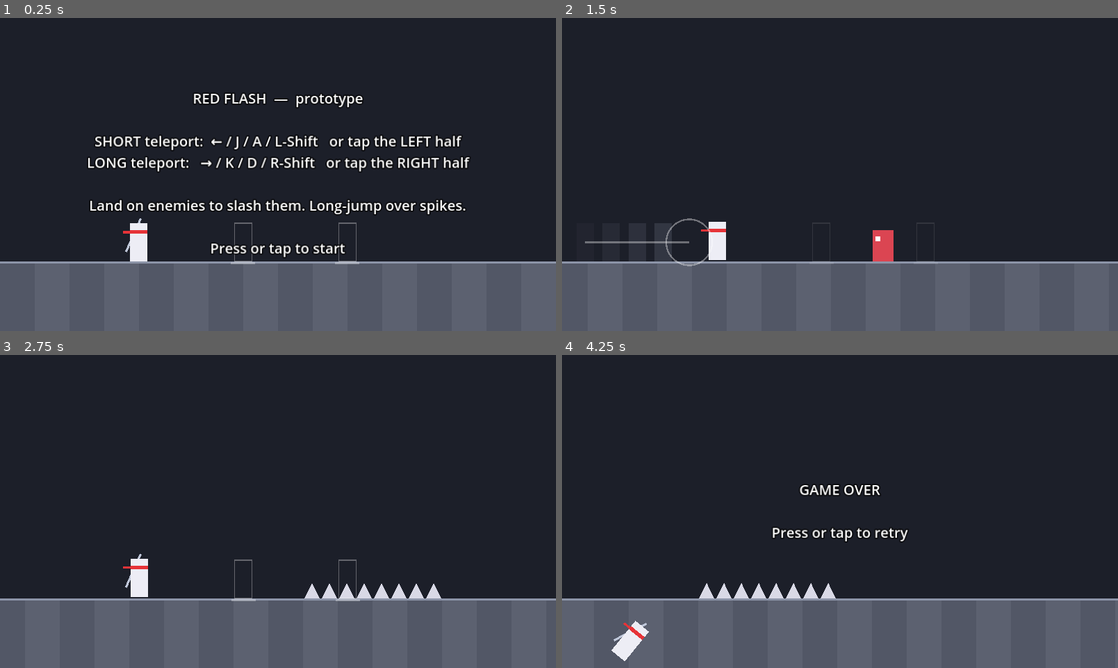
Above: before the commit, frames 1-4 (two rows, left to right).
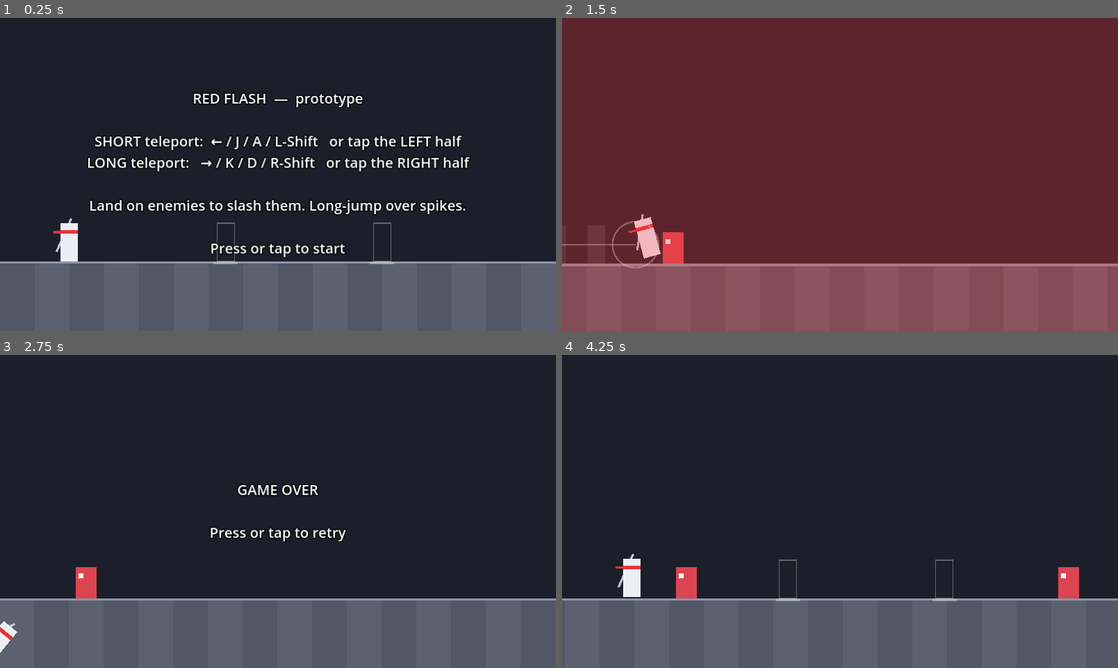
Above: after the commit, the same moments.

Repository: fredsbreads/game-off
Game: Godot game, scene res://scenes/main.tscn
The game is run twice, just before and just after one commit, with the same random seed, the same clock (stepped at 60 frames per second) and the same inputs.
Inputs (mouse positions are in pixels of both pictures, inside the frame that each line leads up to):
- Up to frame 1 (0.25 s): no input
- Up to frame 2 (1.5 s): tap Enter at 0.5 s; move the mouse to (962, 158) at 0.52 s; hold K (tp_long) 0.53-1.28 s; click (962, 158) at 0.67 s; move the mouse to (728, 190) at 1.27 s; tap J (tp_short) at 1.35 s; click (728, 190) at 1.42 s
- Up to frame 3 (2.75 s): move the mouse to (333, 442) at 2.02 s; hold K (tp_long) from 2.03 s (still down); click (333, 442) at 2.17 s
- Up to frame 4 (4.25 s): tap Enter at 2.75 s; move the mouse to (812, 574) at 2.77 s; release K (tp_long) at 2.78 s; tap J (tp_short) at 2.85 s; click (812, 574) at 2.92 s; move the mouse to (1006, 558) at 3.52 s; hold K (tp_long) from 3.53 s (still down); click (1006, 558) at 3.67 s

The runs differ from the first frame. In frame 1, 1.1% of the frame differs, in the area x 9-71%, y 64-79%; in frame 2, 100%, in the area x 0-100%, y 0-100%; in frame 3, 2.5%; in frame 4, 3.1%.

Commit message:
Move player to 2 tiles from the left; short 4.5 / long 9 tiles; spikes 5-8 wide; rework chunks

Diff:
--- a/scripts/camera_rig.gd
+++ b/scripts/camera_rig.gd
@@ -4,7 +4,7 @@
 ## teleport the player visibly jumps right, then the camera catches up
 ## quickly so long jumps don't leave you with less view ahead.
 
-const HOME_FRACTION := 0.25     # player's home spot, as a fraction of view width
+const HOME_FRACTION := 0.125    # player's home spot: 2 of the 16 tiles across
 const CATCH_UP_RATE := 14.0     # higher = faster catch-up (14 ~= 0.2 s)
 
 var _left := 0.0
--- a/scripts/chunks.gd
+++ b/scripts/chunks.gd
@@ -13,36 +13,41 @@
 ## and fastest run speed.
 
 const LIST := [
+	# Distances: short = 4.5 tiles, long = 9 tiles. Chained shorts work with
+	# enemies 4 or 5 tiles apart (alternate them to stay centred); chained
+	# longs with enemies 9 apart. Spikes are 5-8 wide.
+
 	# --- difficulty 1: one idea at a time -------------------------------
 	{"name": "lone_enemy", "difficulty": 1, "map": "......E......."},
-	{"name": "spikes", "difficulty": 1, "map": "......^^^^......"},
-	{"name": "two_apart", "difficulty": 1, "map": ".....E........E......"},
+	{"name": "spikes", "difficulty": 1, "map": "......^^^^^......"},
+	{"name": "two_apart", "difficulty": 1, "map": ".....E..........E......"},
 
 	# --- difficulty 2: two ideas back to back --------------------------
-	{"name": "spikes_then_enemy", "difficulty": 2, "map": ".....^^^^......E......"},
-	{"name": "enemy_then_spikes", "difficulty": 2, "map": ".....E....^^^^......"},
-	{"name": "short_chain", "difficulty": 2, "map": ".....E..E.........."},
-	{"name": "long_chain", "difficulty": 2, "map": ".....E.....E........"},
-	{"name": "wide_spikes", "difficulty": 2, "map": ".....^^^^^......"},
+	{"name": "spikes_then_enemy", "difficulty": 2, "map": ".....^^^^^.......E......"},
+	{"name": "enemy_then_spikes", "difficulty": 2, "map": ".....E......^^^^^......"},
+	{"name": "short_chain", "difficulty": 2, "map": ".....E....E.........."},
+	{"name": "long_chain", "difficulty": 2, "map": ".....E........E........"},
+	{"name": "wide_spikes", "difficulty": 2, "map": ".....^^^^^^^......"},
 
 	# --- difficulty 3: short chains, double hazards --------------------
-	{"name": "double_spikes", "difficulty": 3, "map": ".....^^^^.....^^^^....."},
-	{"name": "triple_short", "difficulty": 3, "map": ".....E..E..E........"},
-	{"name": "long_short", "difficulty": 3, "map": ".....E.....E..E......"},
-	{"name": "spikes_landing_enemy", "difficulty": 3, "map": ".....^^^^.E........."},
-	{"name": "spike_pair", "difficulty": 3, "map": ".....^^^^^.....^^^^....."},
+	{"name": "double_spikes", "difficulty": 3, "map": ".....^^^^^......^^^^^......"},
+	{"name": "triple_short", "difficulty": 3, "map": ".....E...E....E.........."},
+	{"name": "long_short", "difficulty": 3, "map": ".....E........E....E......"},
+	{"name": "spikes_landing_enemy", "difficulty": 3, "map": ".....^^^^^...E.........."},
+	{"name": "spike_pair", "difficulty": 3, "map": ".....^^^^^^^......^^^^^......"},
 
 	# --- difficulty 4: hazards and enemies mixed -----------------------
-	{"name": "guarded_spikes", "difficulty": 4, "map": "......E^^^^......."},
-	{"name": "spikes_chain", "difficulty": 4, "map": ".....^^^^.E..E......"},
-	{"name": "long_long", "difficulty": 4, "map": ".....E.....E.....E......"},
-	{"name": "spike_gauntlet", "difficulty": 4, "map": ".....^^^^.....^^^^^.....^^^^....."},
+	{"name": "guarded_spikes", "difficulty": 4, "map": "......E^^^^^^......."},
+	{"name": "spikes_chain", "difficulty": 4, "map": ".....^^^^^^...E...E......."},
+	{"name": "long_long", "difficulty": 4, "map": ".....E........E........E......"},
+	{"name": "max_spikes", "difficulty": 4, "map": ".....^^^^^^^^......."},
+	{"name": "spike_gauntlet", "difficulty": 4, "map": ".....^^^^^......^^^^^^^......^^^^^^......"},
 
 	# --- difficulty 5: long chains that switch distance ----------------
-	{"name": "mixed_chain", "difficulty": 5, "map": ".....E..E.....E..E......."},
-	{"name": "spikes_enemy_spikes", "difficulty": 5, "map": ".....^^^^.E..^^^^......"},
-	{"name": "dense", "difficulty": 5, "map": ".....E..E..E..E..........."},
-	{"name": "over_and_on", "difficulty": 5, "map": ".....^^^^.E.....E..^^^^......"},
+	{"name": "mixed_chain", "difficulty": 5, "map": ".....E...E........E....E......."},
+	{"name": "spikes_enemy_spikes", "difficulty": 5, "map": ".....^^^^^^...E....^^^^^^......"},
+	{"name": "dense", "difficulty": 5, "map": ".....E...E....E...E....E.........."},
+	{"name": "over_and_on", "difficulty": 5, "map": ".....^^^^^^...E........E...^^^^^^^......"},
 ]
 
 
--- a/scripts/rules.gd
+++ b/scripts/rules.gd
@@ -11,8 +11,8 @@
 const PHYSICS_FPS := 60
 
 # Teleport distances, in tiles.
-const SHORT := 3.0
-const LONG := 6.0
+const SHORT := 4.5
+const LONG := 9.0
 
 # Distance (tiles) you run before you can teleport again. Measured in
 # distance, not time, so chunk spacing works the same at every speed.
@@ -26,8 +26,8 @@
 
 # Spikes must be too wide for a short jump but clearable
 # with a long one.
-const HAZARD_MIN := 4
-const HAZARD_MAX := 5
+const HAZARD_MIN := 5
+const HAZARD_MAX := 8
 const MIN_HAZARD_GAP := 5       # ground tiles between hazards, unless an enemy is in the gap
 const EDGE_PADDING := 2         # plain ground at both ends of every chunk
 
